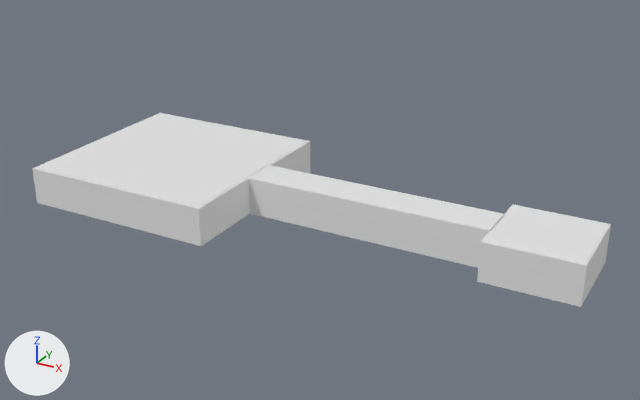
The FBX model TBA-MasterD/Assets/Prefabs/Tiago/base_objects/Self_made/Main_Menu2.fbx, before and after one commit.
Before and after are seen from a 50 mm camera at (16.0, -69.5, 37.6) aimed at (-22.1, -0.1, 2.9). The lights are fixed; the arrows at lower left show +X, +Y and +Z. Where no turn or scale is listed for an object, it has been applied to the vertices.

In view in the first picture: 'roof', 'roof_corridor', 'roof_room', 'walls', 'walls_corridor', 'walls_room'.
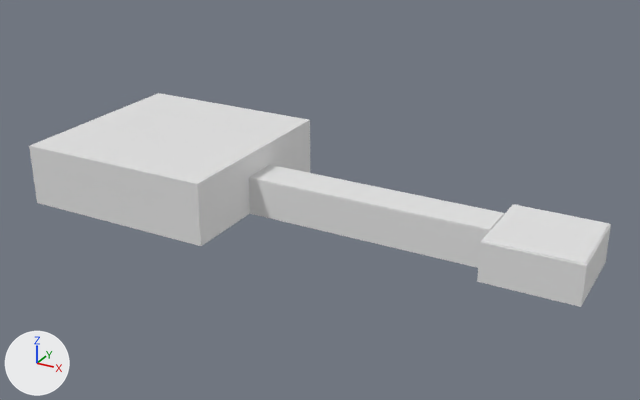
Patch to the scene script:
```diff
--- a/TBA-MasterD/Assets/Prefabs/Tiago/base_objects/Self_made/Main_Menu2.fbx.py
+++ b/TBA-MasterD/Assets/Prefabs/Tiago/base_objects/Self_made/Main_Menu2.fbx.py
@@ me_cube_004 @@
 # used by ob_walls_room; location = (-39.42, 0.0, 0.73)
-me_cube_004.from_pydata(...)  # 24 vertices, 18 faces; spans x -10.3..10.3, y -10.3..10.3, z 0.0..3.7
+me_cube_004.from_pydata(...)  # 36 vertices, 28 faces; spans x -10.3..10.3, y -10.3..10.3, z 0.0..6.2
+# me_cube_004 part 1
+# 4 vertices are removed from x -10.3..10.3, y -10.3..-10.0, z 3.7
+# 12 faces are deleted
+# 4 vertices in x -10.3..10.3, y 10.0..10.3, z 3.7 move by (0.0, 0.0, 2.5)
+# 8 vertices are added at x -10.3..-10.0, y -8.7..-4.8, z 0.0..3.7
+# 8 new vertices lie (0.0, 0.0, 6.2) away from vertices in x -10.3..10.3, y -10.3..2.0, z 0.0
+# 22 new faces join them
@@ ob_roof @@
 ob_roof = bpy.data.objects.new('roof', me_plane_001)
-ob_roof.location = (0.0, 0.0, 4.54)
+ob_roof.location = (0.0, 0.0, 4.52)
@@ ob_roof_room @@
 ob_roof_room = bpy.data.objects.new('roof_room', me_plane_005)
-ob_roof_room.location = (-39.42, 0.0, 4.54)
+ob_roof_room.location = (-39.42, 0.0, 6.89)
```

Pixel boxes (x1, y1, x2, y2) of what changed, in the pictures (640 x 400 px):
'roof_room', moved: before (37, 114, 306, 207); after (34, 94, 306, 182)
'walls_room', reshaped (15% taller): before (32, 113, 310, 246); after (29, 93, 310, 246)
'roof', moved: before (482, 205, 609, 264); after (482, 204, 609, 265)
